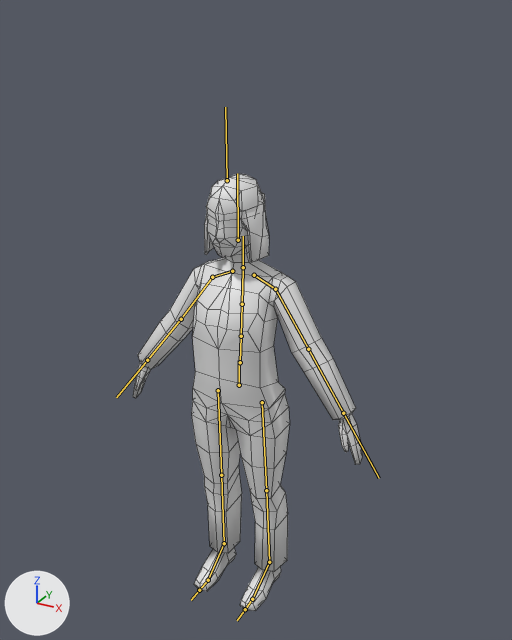
Two versions of the FBX model models/human_a.fbx, one commit apart.
Before and after are seen from a 50 mm camera at (2.64, -4.63, 4.96) aimed at (-0.01, 0.19, 2.55). Every picture has the same lights, and +X, +Y and +Z are marked at lower left. The bones that bend it are drawn over the model as lines. Mesh edges are drawn as thin lines.
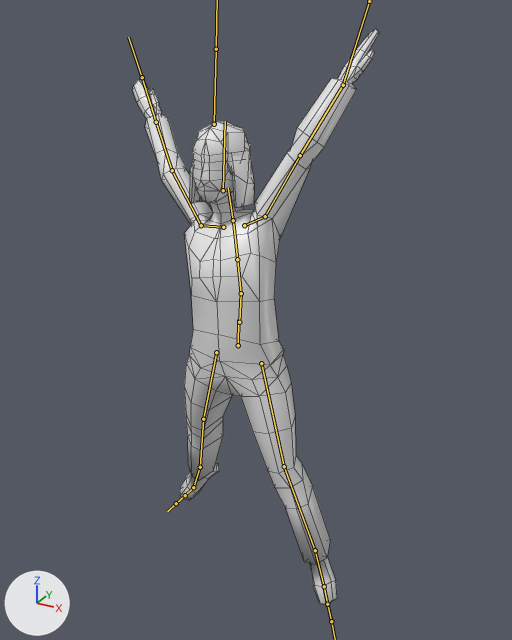
The newer file adds an action. The first version stands in its rest pose; the second is drawn at frame 11 of the action 'Armature|scared'.

Changed parts and their boxes [x1, y1, x2, y2] in the pictures (512 x 640 px):
'Cylinder', posed (8% wider, 32% taller)
    before: [133, 174, 362, 611]
    after: [132, 29, 380, 605]
bone 'mixamorig:Hips', root to tip
    before: (239, 385) to (239, 360)
    after: (238, 345) to (238, 319)
bone 'mixamorig:Spine1', root to tip
    before: (241, 336) to (242, 304)
    after: (241, 293) to (237, 259)
bone 'mixamorig:Head', root to tip
    before: (238, 240) to (237, 173)
    after: (223, 190) to (225, 121)
bone 'mixamorig:LeftShoulder', root to tip
    before: (254, 275) to (275, 289)
    after: (244, 225) to (265, 216)
bone 'mixamorig:LeftArm', root to tip
    before: (275, 289) to (308, 349)
    after: (265, 216) to (300, 155)
bone 'mixamorig:LeftForeArm', root to tip
    before: (308, 349) to (343, 413)
    after: (300, 155) to (343, 85)
bone 'mixamorig:LeftHand', root to tip
    before: (343, 413) to (379, 478)
    after: (343, 85) to (369, 1)
bone 'mixamorig:RightShoulder', root to tip
    before: (232, 271) to (212, 277)
    after: (223, 227) to (201, 225)
bone 'mixamorig:RightArm', root to tip
    before: (212, 277) to (181, 319)
    after: (201, 225) to (172, 170)
bone 'mixamorig:RightForeArm', root to tip
    before: (181, 319) to (147, 360)
    after: (172, 170) to (156, 122)
bone 'mixamorig:LeftUpLeg', root to tip
    before: (262, 402) to (266, 490)
    after: (261, 363) to (284, 466)
bone 'mixamorig:LeftLeg', root to tip
    before: (266, 490) to (269, 562)
    after: (284, 466) to (315, 550)
bone 'mixamorig:LeftFoot', root to tip
    before: (269, 562) to (252, 599)
    after: (315, 550) to (324, 586)
bone 'mixamorig:RightUpLeg', root to tip
    before: (218, 390) to (221, 475)
    after: (216, 352) to (203, 419)
bone 'mixamorig:RightLeg', root to tip
    before: (221, 475) to (224, 543)
    after: (203, 419) to (200, 467)
bone 'mixamorig:RightFoot', root to tip
    before: (224, 543) to (208, 580)
    after: (200, 467) to (193, 487)

Diff of the bpy script that builds the scene:
```diff
--- a/models/human_a.fbx.py
+++ b/models/human_a.fbx.py
@@ bone_mixamorig_hips @@
 bone_mixamorig_hips = bpy.data.objects['Armature'].pose.bones['mixamorig:Hips']
-bone_mixamorig_hips.location = (0.0, 0.0, 0.0)
-bone_mixamorig_hips.rotation_quaternion = (1.0, 0.0, 0.0, 0.0)  # degrees (0, 0, 0)
+bone_mixamorig_hips.location = (0.2, 37.3, 1.3)
+bone_mixamorig_hips.rotation_quaternion = (1.0, -0.022, 0.0, 0.0)  # degrees (-3, 0, 0)
@@ bone_mixamorig_spine1 @@
 bone_mixamorig_spine1 = bpy.data.objects['Armature'].pose.bones['mixamorig:Spine1']  # child of 'mixamorig:Spine'
-bone_mixamorig_spine1.rotation_quaternion = (1.0, 0.0, 0.0, 0.0)  # degrees (0, 0, 0)
+bone_mixamorig_spine1.rotation_quaternion = (0.995, -0.008, -0.019, 0.098)  # degrees (-1, -2, 11)
@@ bone_mixamorig_head @@
 bone_mixamorig_head = bpy.data.objects['Armature'].pose.bones['mixamorig:Head']  # child of 'mixamorig:Neck'
-bone_mixamorig_head.rotation_quaternion = (1.0, 0.0, 0.0, 0.0)  # degrees (0, 0, 0)
+bone_mixamorig_head.rotation_quaternion = (0.996, -0.037, 0.019, -0.084)  # degrees (-4, 2, -10)
@@ bone_mixamorig_leftshoulder @@
 bone_mixamorig_leftshoulder = bpy.data.objects['Armature'].pose.bones['mixamorig:LeftShoulder']  # child of 'mixamorig:Spine2'
-bone_mixamorig_leftshoulder.rotation_quaternion = (1.0, 0.0, 0.0, 0.0)  # degrees (0, 0, 0)
+bone_mixamorig_leftshoulder.rotation_quaternion = (0.935, -0.349, 0.008, 0.056)  # degrees (-41, 3, 6)
@@ bone_mixamorig_leftarm @@
 bone_mixamorig_leftarm = bpy.data.objects['Armature'].pose.bones['mixamorig:LeftArm']  # child of 'mixamorig:LeftShoulder'
-bone_mixamorig_leftarm.rotation_quaternion = (1.0, 0.0, 0.0, 0.0)  # degrees (0, 0, 0)
+bone_mixamorig_leftarm.rotation_quaternion = (0.835, -0.533, -0.13, 0.044)  # degrees (-66, -10, 12)
@@ bone_mixamorig_leftforearm @@
 bone_mixamorig_leftforearm = bpy.data.objects['Armature'].pose.bones['mixamorig:LeftForeArm']  # child of 'mixamorig:LeftArm'
-bone_mixamorig_leftforearm.rotation_quaternion = (1.0, 0.0, 0.0, 0.0)  # degrees (0, 0, 0)
+bone_mixamorig_leftforearm.rotation_quaternion = (0.779, 0.031, 0.611, -0.135)  # degrees (-25, 74, -39)
@@ bone_mixamorig_lefthand @@
 bone_mixamorig_lefthand = bpy.data.objects['Armature'].pose.bones['mixamorig:LeftHand']  # child of 'mixamorig:LeftForeArm'
-bone_mixamorig_lefthand.rotation_quaternion = (1.0, 0.0, 0.0, 0.0)  # degrees (0, 0, 0)
+bone_mixamorig_lefthand.rotation_quaternion = (0.975, -0.128, -0.182, -0.027)  # degrees (-15, -21, 0)
@@ bone_mixamorig_rightshoulder @@
 bone_mixamorig_rightshoulder = bpy.data.objects['Armature'].pose.bones['mixamorig:RightShoulder']  # child of 'mixamorig:Spine2'
-bone_mixamorig_rightshoulder.rotation_quaternion = (1.0, 0.0, 0.0, 0.0)  # degrees (0, 0, 0)
+bone_mixamorig_rightshoulder.rotation_quaternion = (0.964, -0.264, -0.01, -0.041)  # degrees (-31, -2, -4)
@@ bone_mixamorig_rightarm @@
 bone_mixamorig_rightarm = bpy.data.objects['Armature'].pose.bones['mixamorig:RightArm']  # child of 'mixamorig:RightShoulder'
-bone_mixamorig_rightarm.rotation_quaternion = (1.0, 0.0, 0.0, 0.0)  # degrees (0, 0, 0)
+bone_mixamorig_rightarm.rotation_quaternion = (0.676, -0.638, 0.314, -0.194)  # degrees (-91, 10, -42)
@@ bone_mixamorig_rightforearm @@
 bone_mixamorig_rightforearm = bpy.data.objects['Armature'].pose.bones['mixamorig:RightForeArm']  # child of 'mixamorig:RightArm'
-bone_mixamorig_rightforearm.rotation_quaternion = (1.0, 0.0, 0.0, 0.0)  # degrees (0, 0, 0)
+bone_mixamorig_rightforearm.rotation_quaternion = (0.764, -0.176, 0.616, 0.08)  # degrees (-43, 76, -22)
@@ bone_mixamorig_leftupleg @@
 bone_mixamorig_leftupleg = bpy.data.objects['Armature'].pose.bones['mixamorig:LeftUpLeg']  # child of 'mixamorig:Hips'
-bone_mixamorig_leftupleg.rotation_quaternion = (1.0, 0.0, 0.0, 0.0)  # degrees (0, 0, 0)
+bone_mixamorig_leftupleg.rotation_quaternion = (0.978, 0.054, -0.166, 0.115)  # degrees (4, -20, 13)
@@ bone_mixamorig_leftleg @@
 bone_mixamorig_leftleg = bpy.data.objects['Armature'].pose.bones['mixamorig:LeftLeg']  # child of 'mixamorig:LeftUpLeg'
-bone_mixamorig_leftleg.rotation_quaternion = (1.0, 0.0, 0.0, 0.0)  # degrees (0, 0, 0)
+bone_mixamorig_leftleg.rotation_quaternion = (0.998, -0.027, -0.004, 0.064)  # degrees (-3, 0, 7)
@@ bone_mixamorig_leftfoot @@
 bone_mixamorig_leftfoot = bpy.data.objects['Armature'].pose.bones['mixamorig:LeftFoot']  # child of 'mixamorig:LeftLeg'
-bone_mixamorig_leftfoot.rotation_quaternion = (1.0, 0.0, 0.0, 0.0)  # degrees (0, 0, 0)
+bone_mixamorig_leftfoot.rotation_quaternion = (0.874, -0.481, -0.063, -0.016)  # degrees (-58, -7, 2)
@@ bone_mixamorig_rightupleg @@
 bone_mixamorig_rightupleg = bpy.data.objects['Armature'].pose.bones['mixamorig:RightUpLeg']  # child of 'mixamorig:Hips'
-bone_mixamorig_rightupleg.rotation_quaternion = (1.0, 0.0, 0.0, 0.0)  # degrees (0, 0, 0)
+bone_mixamorig_rightupleg.rotation_quaternion = (0.968, -0.082, 0.17, -0.168)  # degrees (-13, 18, -22)
@@ bone_mixamorig_rightleg @@
 bone_mixamorig_rightleg = bpy.data.objects['Armature'].pose.bones['mixamorig:RightLeg']  # child of 'mixamorig:RightUpLeg'
-bone_mixamorig_rightleg.rotation_quaternion = (1.0, 0.0, 0.0, 0.0)  # degrees (0, 0, 0)
+bone_mixamorig_rightleg.rotation_quaternion = (0.999, -0.046, -0.018, 0.01)  # degrees (-5, -2, 1)
@@ bone_mixamorig_rightfoot @@
 bone_mixamorig_rightfoot = bpy.data.objects['Armature'].pose.bones['mixamorig:RightFoot']  # child of 'mixamorig:RightLeg'
-bone_mixamorig_rightfoot.rotation_quaternion = (1.0, 0.0, 0.0, 0.0)  # degrees (0, 0, 0)
+bone_mixamorig_rightfoot.rotation_quaternion = (0.893, -0.436, 0.089, -0.072)  # degrees (-53, 6, -12)
```
